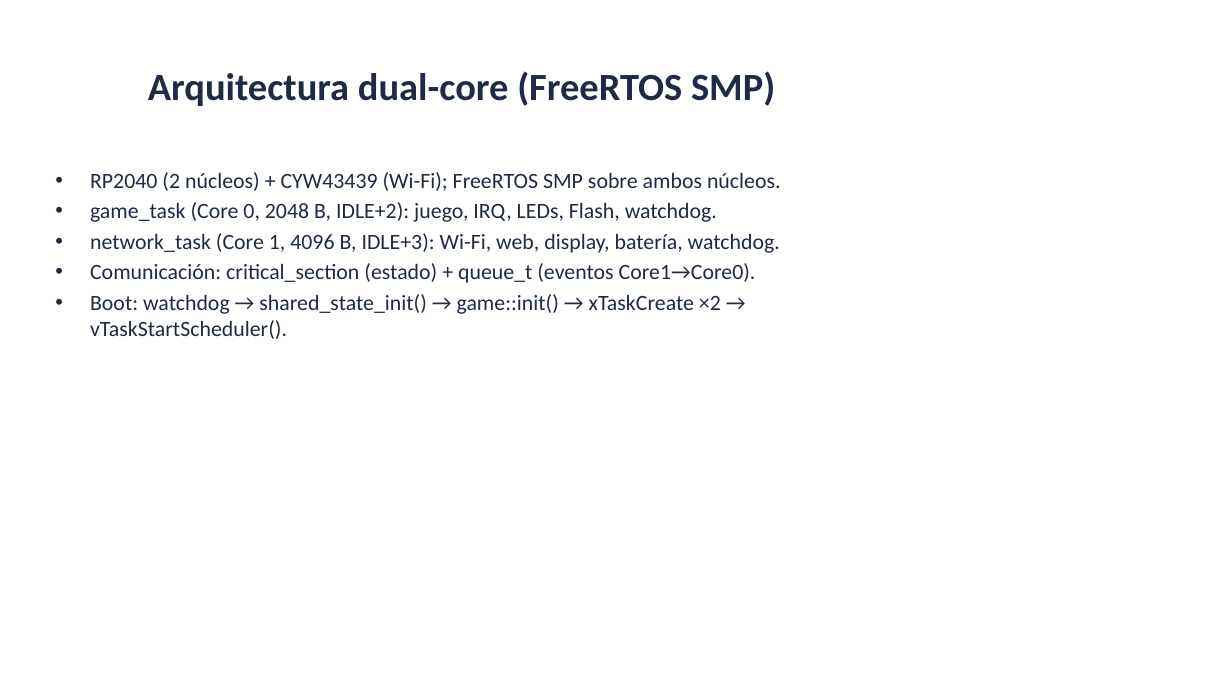
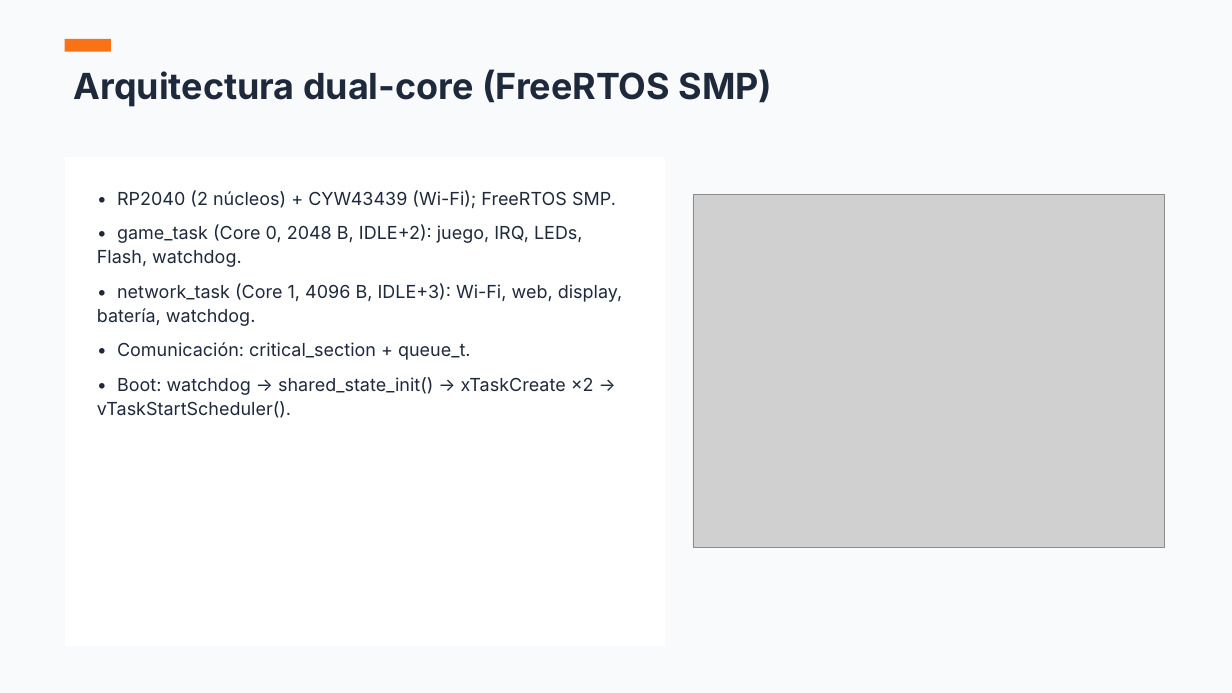
Before and after one commit to AlessandroKlein/PicoReflex, a slide deck: slide 3 of Presentacion_Defensa_PicoReflex.pptx. Drawn at 1232x693 pixels with LibreOffice and Linux fonts; fonts in the diff are those of the drawing; grey boxes stand for pictures. Boxes give left, top, right and bottom in pixels: in the first picture for what was removed or moved away, otherwise in the second. Text is boxed around its words. In the diff, an @@ line names an element or a change of style, - is before the commit and + after.

```diff
--- a/Presentacion_Defensa_PicoReflex.pptx
+++ b/Presentacion_Defensa_PicoReflex.pptx
@@ background #FFFFFF to #F8FAFC @@
@@ text "Arquitectura dual-core (FreeRTOS SMP)": place and size @@
-text "Arquitectura dual-core (FreeRTOS SMP)" at (148, 71, 775, 106)
+text "Arquitectura dual-core (FreeRTOS SMP)" at (74, 69, 773, 107)
@@ text "Arquitectura dual-core (FreeRTOS SMP)" at (74, 69, 773, 107): size 30 to 28 pt, font Calibri to Inter, text colour #1F2A44 to #1E293B; alignment centre to left; vertical alignment middle to top @@
@@ rectangle added at (65, 39, 111, 52), fill #F97316 @@
@@ rectangle added at (65, 157, 665, 647), fill #FFFFFF @@
@@ text at (97, 190, 623, 418): text changed; size 17 to 14 pt; font Calibri to Inter; text colour #1F2A44 to #1E293B @@
-• RP2040 (2 núcleos) + CYW43439 (Wi-Fi); FreeRTOS SMP sobre ambos núcleos.
-• game_task (Core 0, 2048 B, IDLE+2): juego, IRQ, LEDs, Flash, watchdog.
-• network_task (Core 1, 4096 B, IDLE+3): Wi-Fi, web, display, batería, watchdog.
-• Comunicación: critical_section (estado) + queue_t (eventos Core1→Core0).
-• Boot: watchdog → shared_state_init() → game::init() → xTaskCreate ×2 → vTaskStartScheduler().
+• RP2040 (2 núcleos) + CYW43439 (Wi-Fi); FreeRTOS SMP.
+• game_task (Core 0, 2048 B, IDLE+2): juego, IRQ, LEDs, Flash, watchdog.
+• network_task (Core 1, 4096 B, IDLE+3): Wi-Fi, web, display, batería, watchdog.
+• Comunicación: critical_section + queue_t.
+• Boot: watchdog → shared_state_init() → xTaskCreate ×2 → vTaskStartScheduler().
@@ picture added at (693, 194, 1165, 548) @@
```
Also in this commit, not shown: 11 other slides changed, 2 other files.
